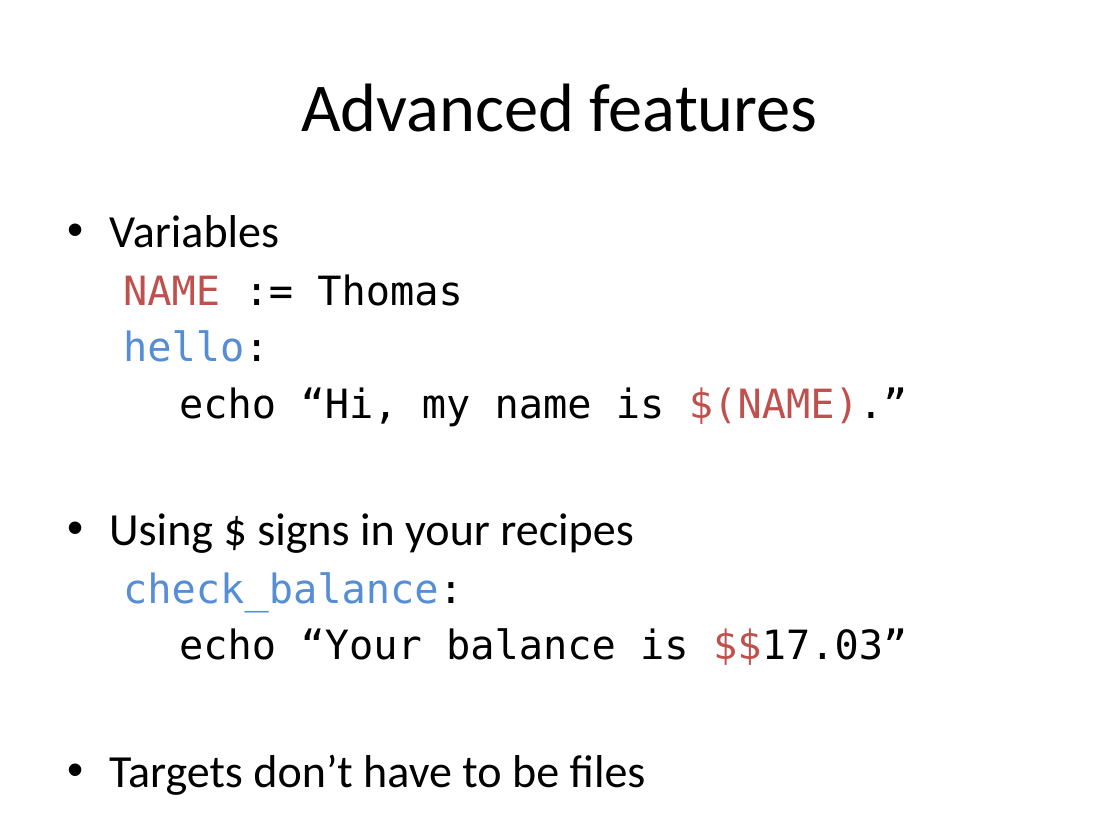
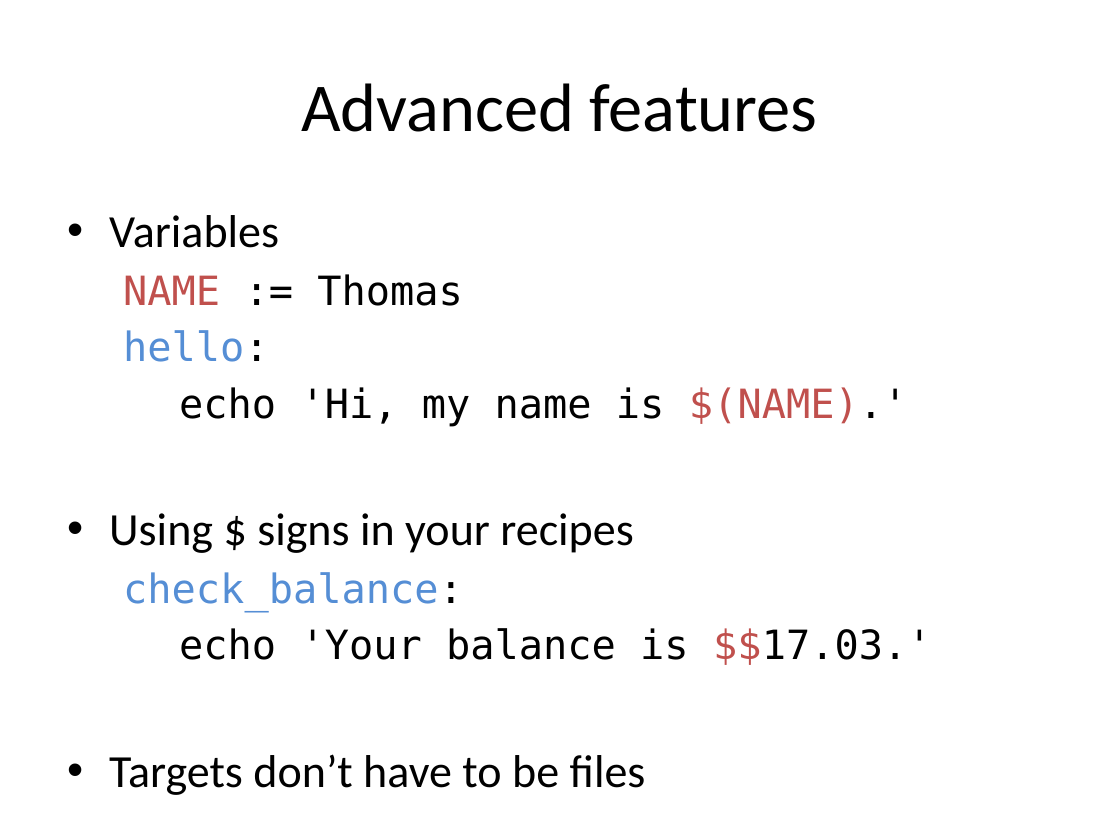
Before and after one commit to tsibley/Workflows-and-Parallel-Processing, a slide deck: slide 17 of CBG-2014-05-06.pptx. Drawn at 1120x840 pixels with LibreOffice and Linux fonts; fonts in the diff are those of the drawing. Boxes give left, top, right and bottom in pixels: in the first picture for what was removed or moved away, otherwise in the second. Text is boxed around its words. In the diff, an @@ line names an element or a change of style, - is before the commit and + after.

```diff
--- a/CBG-2014-05-06.pptx
+++ b/CBG-2014-05-06.pptx
@@ text at (179,387,907,427): text changed @@
-  echo “Hi, my name is $(NAME).”
+  echo 'Hi, my name is $(NAME).'
@@ text at (179,628,931,665): text changed @@
-echo “Your balance is $$17.03”
+echo 'Your balance is $$17.03.'
```
Also in this commit, not shown: 4 other slides changed, 4 slides added.
